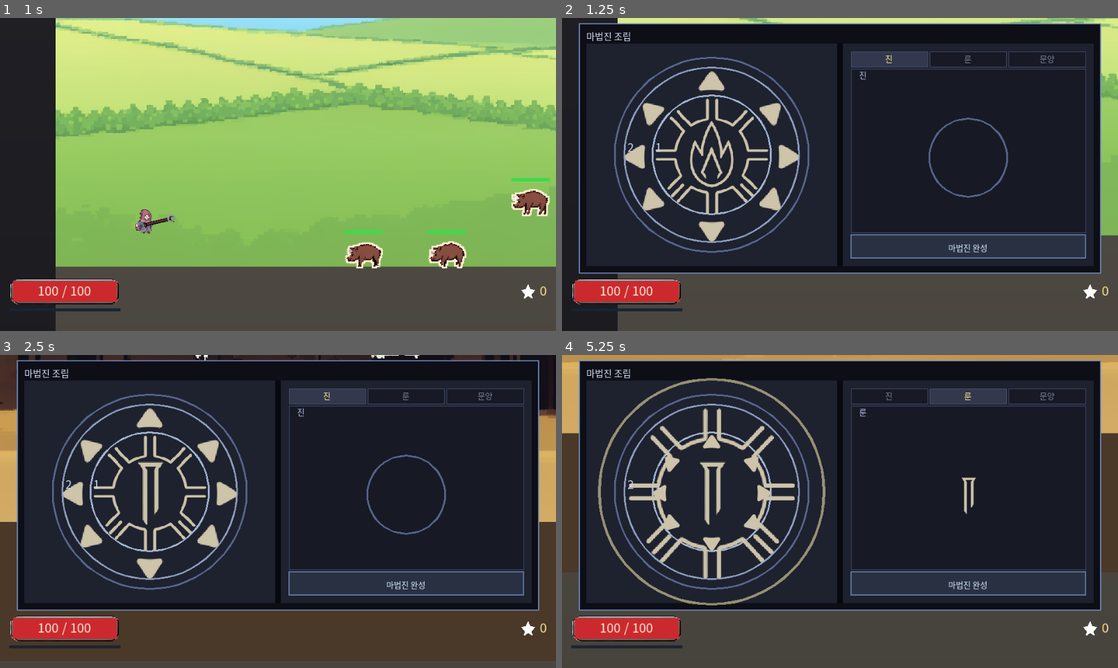
Above: before the commit, frames 1-4 (two rows, left to right).
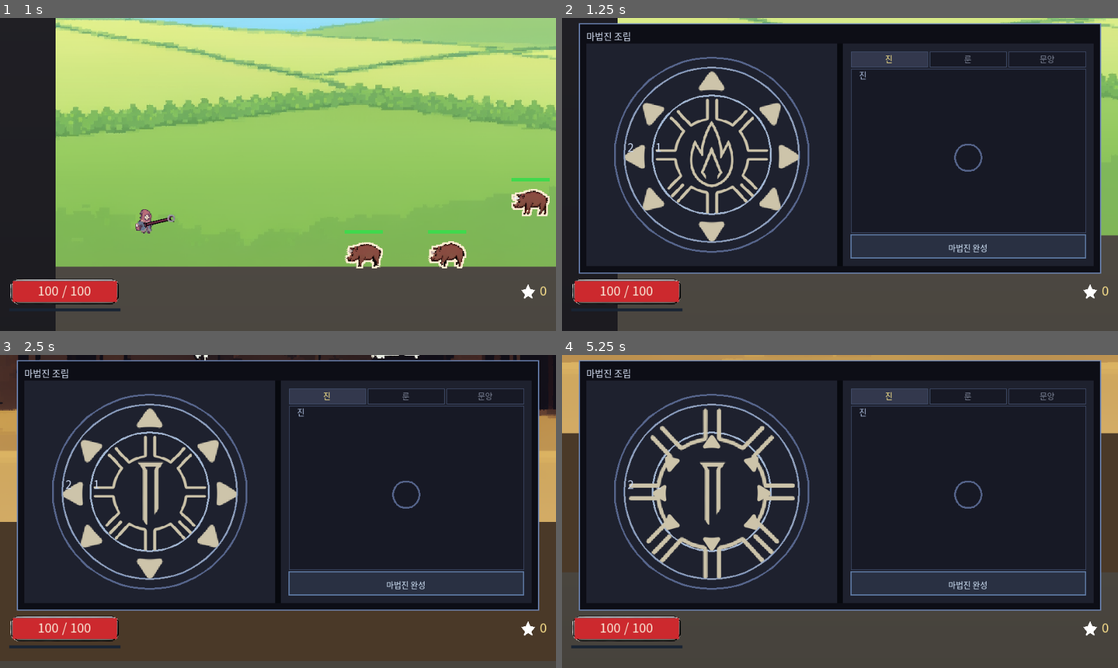
Above: after the commit, the same moments.

Repository: djgnfj-svg/tockbon
Game: Godot game, scene res://tools/submission/shot.tscn
Same seed, same stepped clock (60 frames per second), same inputs: the game is played once before the commit and once after it. This scene is started directly instead of the project's main scene.
Inputs (mouse positions are in pixels of both pictures, inside the frame that each line leads up to):
- Up to frame 1 (1 s): tap Enter at 0.5 s; move the mouse to (400, 158) at 0.52 s; hold D (move_right) from 0.53 s (still down); hold P (open_pick) from 0.53 s (still down); click (400, 158) at 0.67 s; tap Space (jump) at 0.77 s
- Up to frame 2 (1.25 s): keep holding D (move_right); keep holding P (open_pick)
- Up to frame 3 (2.5 s): release D (move_right) at 1.25 s; release P (open_pick) at 1.25 s; drag from (278, 486) to (250, 574) at 1.27 s; move the mouse to (333, 442) at 2.02 s; hold D (move_right) from 2.03 s (still down); tap Q at 2.1 s
- Up to frame 4 (5.25 s): release D (move_right) at 2.75 s; drag from (812, 574) to (673, 464) at 2.77 s; move the mouse to (1006, 558) at 3.52 s; hold A (move_left) 3.53-4.25 s; tap Shift at 3.6 s; tap Space (jump) at 3.77 s; drag from (673, 464) to (756, 433) at 4.27 s; move the mouse to (867, 511) at 5.02 s; hold A (move_left) from 5.03 s (still down); tap Enter at 5.1 s; click (867, 511) at 5.17 s

Frame 1 is identical in both runs. In frame 2, 0.4% of the frame differs, in the area x 65-81%, y 31-58%; in frame 3, 0.4%; in frame 4, 2.7%, in the area x 6-80%, y 7-80%.
Error in both runs: Invalid access to property or key 'bg_near' on a base object of type 'Dictionary'. (res://tools/submission/shot.gd:159)

Commit message:
팔레트 카드가 칸 하나를 통째로 먹고 있었다
진 탭은 항목이 하나뿐이라 그 칸이 400x300 섹션 전체가 됐고, 카드가 반지름 78의
거대한 링으로 그려졌다. item_symbol_radius 의 「섹션 높이가 언제나 짧은 변」이라는
전제가 탭 띠와 완성 버튼이 생기면서 깨져 있었다. 칸은 정사각으로 자르고 상한을 둔다.

넷은 바뀐 계약을 따라간다 — 빈 자리 링은 밴드 중심과 바깥 모서리에 그려지고,
문양 그림은 motif_ 로 이름이 바뀌었다. 후자는 한 쌍도 못 찾아 아무것도 안 재고 있었다.

8,484 검사 · 0 실패 · 38 그물 · 23.2s

Co-Authored-By: Claude Opus 5 (1M context) <noreply@anthropic.com>
Claude-Session: https://claude.ai/code/session_017xkQ512gLvNG4bnZt7whw9

Diff:
--- a/src/view/fx_tuning.gd
+++ b/src/view/fx_tuning.gd
@@ -1445,6 +1445,15 @@
 const PALETTE_SECTION_GAP_PX := 10.0
 const PALETTE_HEAD_PX := 24.0
 const PALETTE_SYMBOL_RATIO := 0.52
+## **A cell never grows past this, however few items the tab holds.** `item_slot()` divides the section by
+##  the item count and `item_symbol_radius()` takes the cell's short side, and both of those were written
+##  when the section was wider than it was tall — the reasoning in that function's own box ("the section
+##  height is always the short side") stopped being true when the palette page got its tab strip and its
+##  done button. **Measured on the real window**: the 진 tab owns one item, so its cell was the whole
+##  400x300 section and the card drew at radius 78 — a single enormous ring where a card should be, which
+##  is exactly the misreading that box was written to prevent. Nine 문양 cells are 44 wide and are untouched
+##  by this cap; it only bites the one- and two-item tabs.
+const PALETTE_CELL_MAX_PX := 88.0
 
 ## Section border and ground. **Drawing sections is the answer to "an empty palette"** — with only four items
 ##  the page is largely empty, and with sections that emptiness reads as **"what is this a place for"**.
--- a/src/view/palette_layout.gd
+++ b/src/view/palette_layout.gd
@@ -171,7 +171,13 @@
 	var top := sec.position.y + head
 	var h := maxf(sec.size.y - head, 0.0)
 	var w := sec.size.x / float(item_count)
-	return Rect2(sec.position.x + float(item_index) * w, top, w, h)
+	# **A square cell, capped** (`Fx.PALETTE_CELL_MAX_PX` carries the measurement). The column is still
+	#  `sec.size.x / count` wide — that is what keeps the cells evenly spread — but the cell drawn and
+	#  clicked inside it is a centred square, so a tab holding one item shows a card rather than a section-
+	#  sized ring. **Drawing and hit test both come from here**, so the two cannot drift apart.
+	var cell := minf(minf(w, h), Fx.PALETTE_CELL_MAX_PX)
+	return Rect2(sec.position.x + float(item_index) * w + (w - cell) * 0.5,
+		top + (h - cell) * 0.5, cell, cell)
 
 
 ## Radius of an item's symbol.
--- a/tests/nets/net_circle.gd
+++ b/tests/nets/net_circle.gd
@@ -1208,22 +1208,36 @@
 	#  (Stage 6's own premise), so `_draw_slot_ring` fires once per empty layer **per frame drawn**, not once
 	#  total. Measured: 1 empty layer here, 4 recorded calls. The count is asserted as a multiple, the same
 	#  idiom `win.ring_calls % c.layer_count() == 0` above already uses for the same reason.
+	# **The band's own rim, not the 12-o'clock seat** — the user, three passes in: "TAP 했을떄 아직도 작은
+	#  원이 보이는데?" An empty layer on the round circle draws at the band centre with the band's own radius,
+	#  so what is pinned here is the centre and `edges[0]`. The old expectation (seat · `glyph_radius`) is what
+	#  a small mark at the top of the band looks like, which is the thing that had to go.
 	var area := Layout.circle_area(Book.circle_page(win.size).size)
 	var bands := Layout.layer_bands(c.circle_id(), area)
 	var want_ring_seats: Array[Vector2] = []
+	var want_ring_radii: Array[float] = []
 	for i in bands.size():
 		if c.glyph_at(i) == Glyph.GLYPH_NONE:
-			want_ring_seats.append(bands[i]["seat"])
+			var e: PackedFloat32Array = bands[i]["edges"]
+			t.eq(e.size(), 1, "원형 진의 빈 밴드는 모서리가 하나다 (전제, %d개)" % e.size())
+			want_ring_seats.append(bands[i]["center"])
+			want_ring_radii.append(e[0])
 	t.ok(want_ring_seats.size() > 0, "빈 층이 %d개다 (전제)" % want_ring_seats.size())
 	t.ok(win.slot_ring_calls.size() > 0 and win.slot_ring_calls.size() % want_ring_seats.size() == 0,
 		"빈 자리 링이 빈 층 수(%d)의 배수만큼 그려졌다 (%d회)" % [want_ring_seats.size(), win.slot_ring_calls.size()])
 	for i in win.slot_ring_calls.size():
 		var call: Dictionary = win.slot_ring_calls[i]
 		var want: Vector2 = want_ring_seats[i % want_ring_seats.size()]
+		var want_r: float = want_ring_radii[i % want_ring_radii.size()]
 		t.ok((call["at"] as Vector2).is_equal_approx(want),
-			"%d번째 빈 자리 링이 실제 밴드 자리에서 그려졌다 (%s)" % [i, call["at"]])
-		t.ok(is_equal_approx(call["r"], Layout.glyph_radius(area)),
-			"%d번째 빈 자리 링 반지름이 glyph_radius와 같다 (%.5f)" % [i, call["r"] as float])
+			"%d번째 빈 자리 링이 실제 밴드 중심에서 그려졌다 (%s)" % [i, call["at"]])
+		t.ok(is_equal_approx(call["r"], want_r),
+			"%d번째 빈 자리 링 반지름이 밴드 바깥 모서리와 같다 (%.5f)" % [i, call["r"] as float])
+		# **The mark the user asked to be gone is a small one** — pinning the radius alone would still pass if
+		#  `edges[0]` itself ever collapsed toward the glyph symbol's size. Any band's rim is several times it.
+		t.ok(call["r"] as float > Layout.glyph_radius(area) * 2.0,
+			"%d번째 빈 자리 링이 「작은 원」이 아니다 (%.1f > %.1f)"
+				% [i, call["r"] as float, Layout.glyph_radius(area) * 2.0])
 
 	# **The color/width carry the state now, not a dash pattern** — the user found the dash itself
 	#  confusing ("점선이 있는 게 이상함") and it was replaced with a plain ring whose color/thickness
@@ -1333,7 +1347,10 @@
 	await t.pump_frames(3)
 	var got_selected_empty := false
 	for call: Dictionary in win.slot_ring_calls:
-		if (call["at"] as Vector2).is_equal_approx(bands[1]["seat"]):
+		# **The band's centre** — an empty layer on the round circle paints on the band's own rim now, not at
+		#  the 12-o'clock seat (`circle_window._draw_ring`'s empty branch). Matched by `seat` this loop found
+		#  nothing and the two colour assertions inside it ran zero times.
+		if (call["at"] as Vector2).is_equal_approx(bands[1]["center"]):
 			got_selected_empty = true
 			t.ok((call["col"] as Color).is_equal_approx(Fx.SLOT_SELECTED_COLOR),
 				"고른 빈 층은 SLOT_SELECTED_COLOR로 그려진다 (%s)" % [call["col"]])
@@ -2959,23 +2976,34 @@
 	#  edge is eaten by the toothed pattern") are both about how the two sit *together*.
 	# **Pairs are matched by centre**, because that is what makes them a donut: `circle_layout` already puts
 	#  every band's centre on its own rune slot, which is why this was a size fix and not a layout one.
+	# **`motif_*`, not `ring_*`** — the outline circles were stripped out of these files (`Fx.RING_TEX`'s own
+	#  box) and the prefix went with them. Matching the dead prefix here found **zero pairs** and measured
+	#  nothing at all, which is why the count below is asserted.
+	# **Each file's own hole and each rune's own ink**, from `Fx.RING_ART_HOLE`/`RUNE_ART_INK` — one shared
+	#  fraction for three pictures is the bug those two tables were written to replace, and pinning one here
+	#  would put it straight back on the measuring side.
 	var pairs := 0
 	for ring: Dictionary in win.art:
-		if not String(ring["path"]).get_file().begins_with("ring_"):
+		var ring_path := String(ring["path"])
+		if not ring_path.get_file().begins_with("motif_"):
 			continue
+		var hole_frac: float = Fx.RING_ART_HOLE.get(ring_path, 0.0)
+		t.ok(hole_frac > 0.0, "%s 의 구멍이 측정돼 있다" % ring_path.get_file())
 		var rr: Rect2 = ring["rect"]
 		for rune: Dictionary in win.art:
-			if not String(rune["path"]).get_file().begins_with("rune_"):
+			var rune_path := String(rune["path"])
+			if not rune_path.get_file().begins_with("rune_"):
 				continue
 			var ur: Rect2 = rune["rect"]
 			if not rr.get_center().is_equal_approx(ur.get_center()):
 				continue
 			pairs += 1
-			var hole := rr.size.x * 0.5 * Fx.RING_HOLE_FRAC
-			var ink := ur.size.x * 0.5 * Fx.RUNE_INK_FRAC
+			var hole := rr.size.x * 0.5 * hole_frac
+			var ink: float = ur.size.x * 0.5 * float(Fx.RUNE_ART_INK.get(rune_path, 0.0))
 			t.ok(ink < hole,
-				"룬 그림(%.1f)이 고리 구멍(%.1f) 안에 들어간다 — 톱니 밑에 깔리지 않는다" % [ink, hole])
-	t.ok(pairs > 0, "같은 중심에 놓인 고리·룬 쌍이 실제로 있다 (0이면 위 규칙이 아무것도 안 잰다)")
+				"룬 그림(%.1f)이 %s 의 구멍(%.1f) 안에 들어간다"
+					% [ink, ring_path.get_file(), hole])
+	t.ok(pairs > 0, "같은 중심에 놓인 문양·룬 쌍이 실제로 있다 (0이면 위 규칙이 아무것도 안 잰다)")
 
 	t.root.remove_child(win)
 	win.queue_free()
Binary file changed: docs/submission/img/circle-window.png
Binary file changed: docs/submission/img/order-blast-spread.png
Binary file changed: docs/submission/img/order-spread-blast.png
Binary file changed: docs/submission/img/part-circle-blast-spread.png
Not shown, added: docs/submission/img/part-circle-blast-spread.png.import
Binary file changed: docs/submission/img/part-circle-spread-blast.png
Not shown, changed: docs/submission/img/part-circle-spread-blast.png.import
Binary file changed: docs/submission/img/part-fx-blast-spread.png
Not shown, changed: docs/submission/img/part-fx-blast-spread.png.import
Binary file changed: docs/submission/img/part-fx-spread-blast.png
Not shown, changed: docs/submission/img/part-fx-spread-blast.png.import
Binary file changed: docs/submission/img/world.png
(and 10 more such lines)
